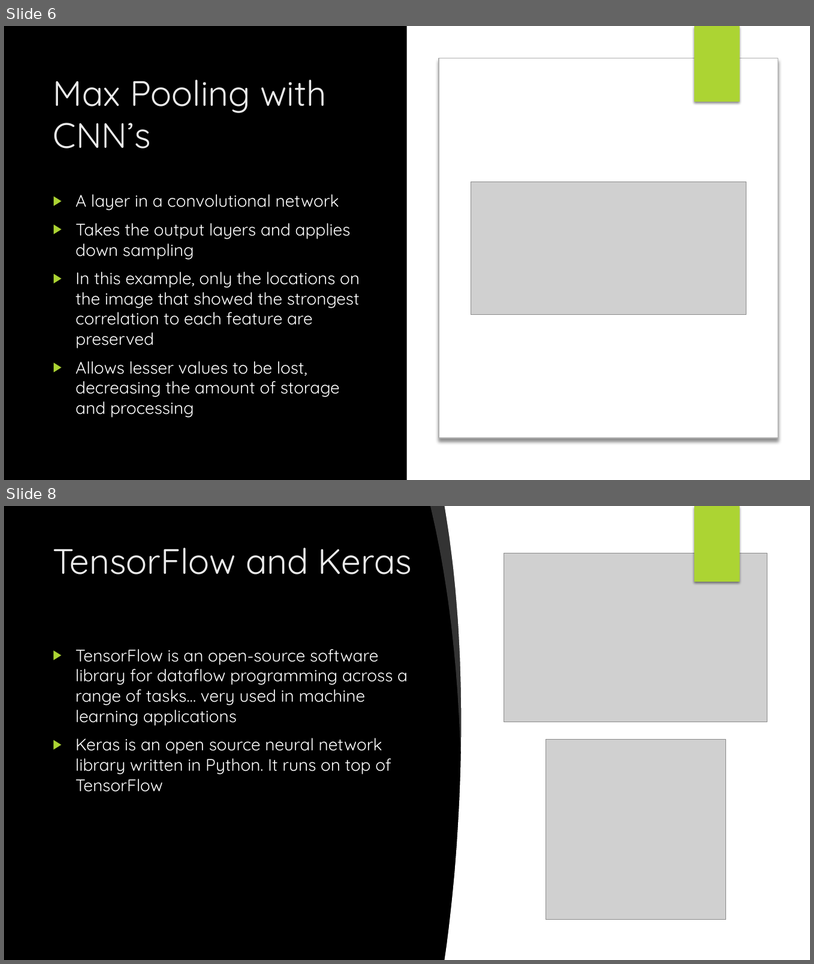
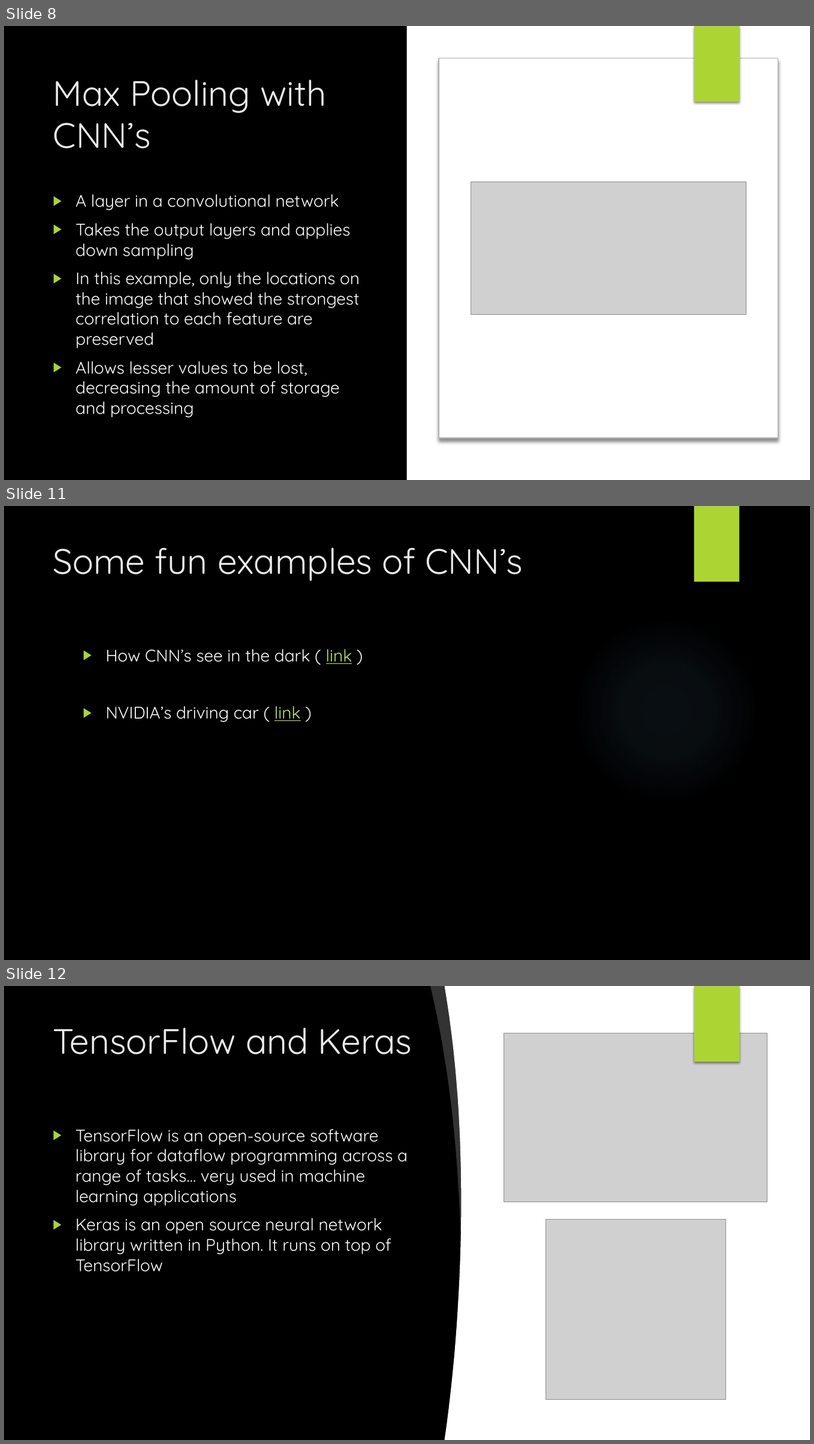
Before and after one commit to IvayloAsenov/Machine-Learning-Problems, a slide deck: ML Presentations/Convolutional Neural Networks Presentation.pptx. Shown one above the other, each under a label of ours: slides 6 and 8 before the commit, slides 8, 11 and 12 after it; the slides between them are not shown. The pictures are 814x964 and 814x1444 pixels, drawn with LibreOffice and Linux fonts; fonts in the diff are those of the drawing; grey boxes stand for pictures; background and template pictures are left out. Boxes give left, top, right and bottom in pixels: in the first picture for what was removed or moved away, otherwise in the second. Text is boxed around its words. In the diff, an @@ line names an element or a change of style, - is before the commit and + after.

```diff
--- a/ML Presentations/Convolutional Neural Networks Presentation.pptx
+++ b/ML Presentations/Convolutional Neural Networks Presentation.pptx
@@ slide 11 added at bbox=[4, 506, 810, 960], background picture (left out); not listed: 1 template element that a slide beside it also shows @@
@@ title added at bbox=[53, 547, 523, 581], 42 pt, text #EBEBEB @@
+Some fun examples of CNN’s
@@ ellipse added at bbox=[573, 617, 759, 803], fill gradient #7AC4F0 @@
@@ text added at bbox=[106, 649, 353, 722], 20 pt, text #FFFFFF @@
+▶ How CNN’s see in the dark ( link )
+▶ NVIDIA’s driving car ( link )
@@ what was slide 6 is now slide 8 @@
@@ what was slide 8 is now slide 12 @@
```
Also in this commit, not shown: 2 slides changed, 3 other slides added, 1 other file.
